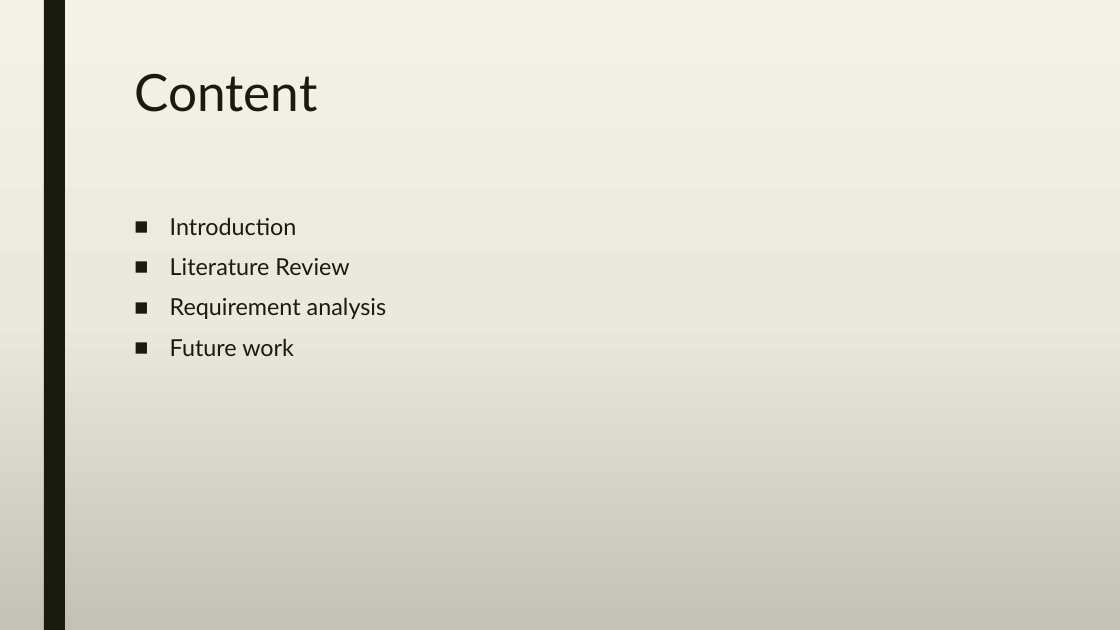
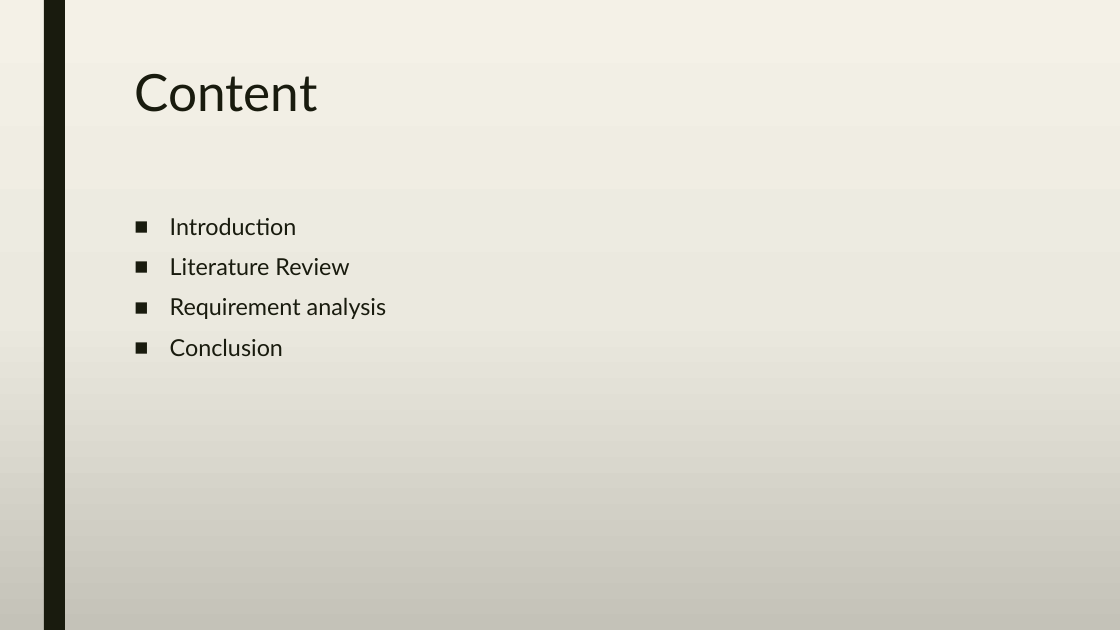
Before and after one commit to A-3li/Capstone, a slide deck: slide 2 of Capstone.pptx. Drawn at 1120x630 pixels with LibreOffice and Linux fonts; fonts in the diff are those of the drawing. Boxes give left, top, right and bottom in pixels: in the first picture for what was removed or moved away, otherwise in the second. Text is boxed around its words. In the diff, an @@ line names an element or a change of style, - is before the commit and + after.

```diff
--- a/Capstone.pptx
+++ b/Capstone.pptx
@@ text at [170, 339, 283, 356]: text changed @@
-■ Future work
+■ Conclusion
```
Also in this commit, not shown: 10 slides added, 2 slides removed.
